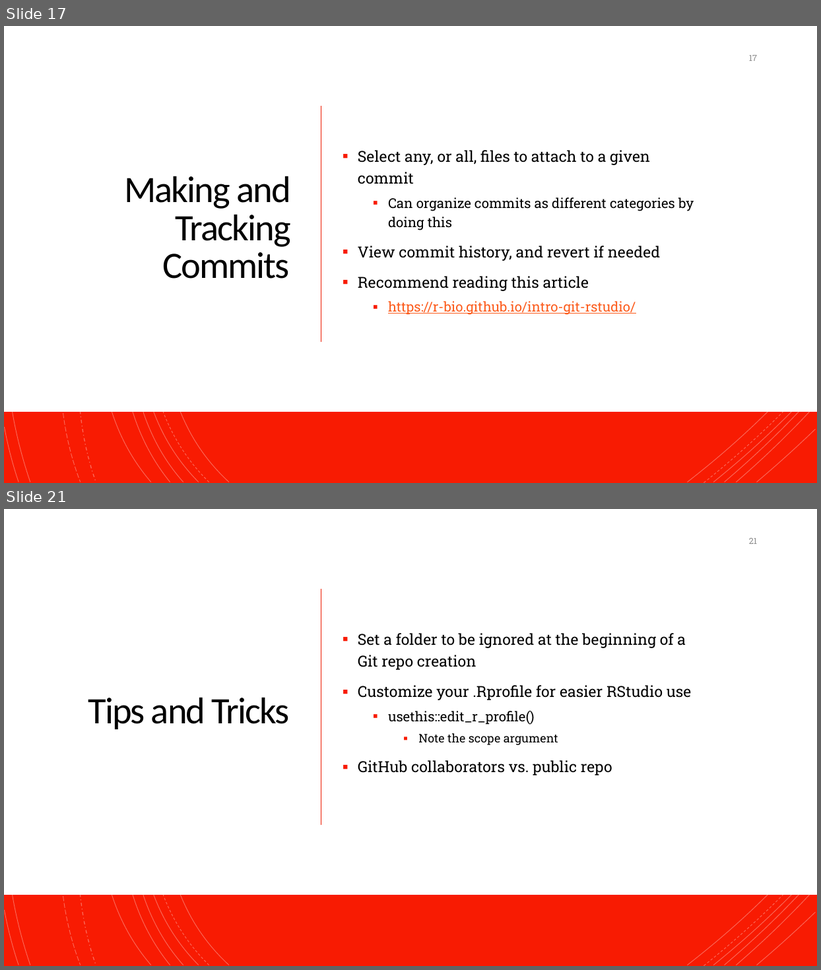
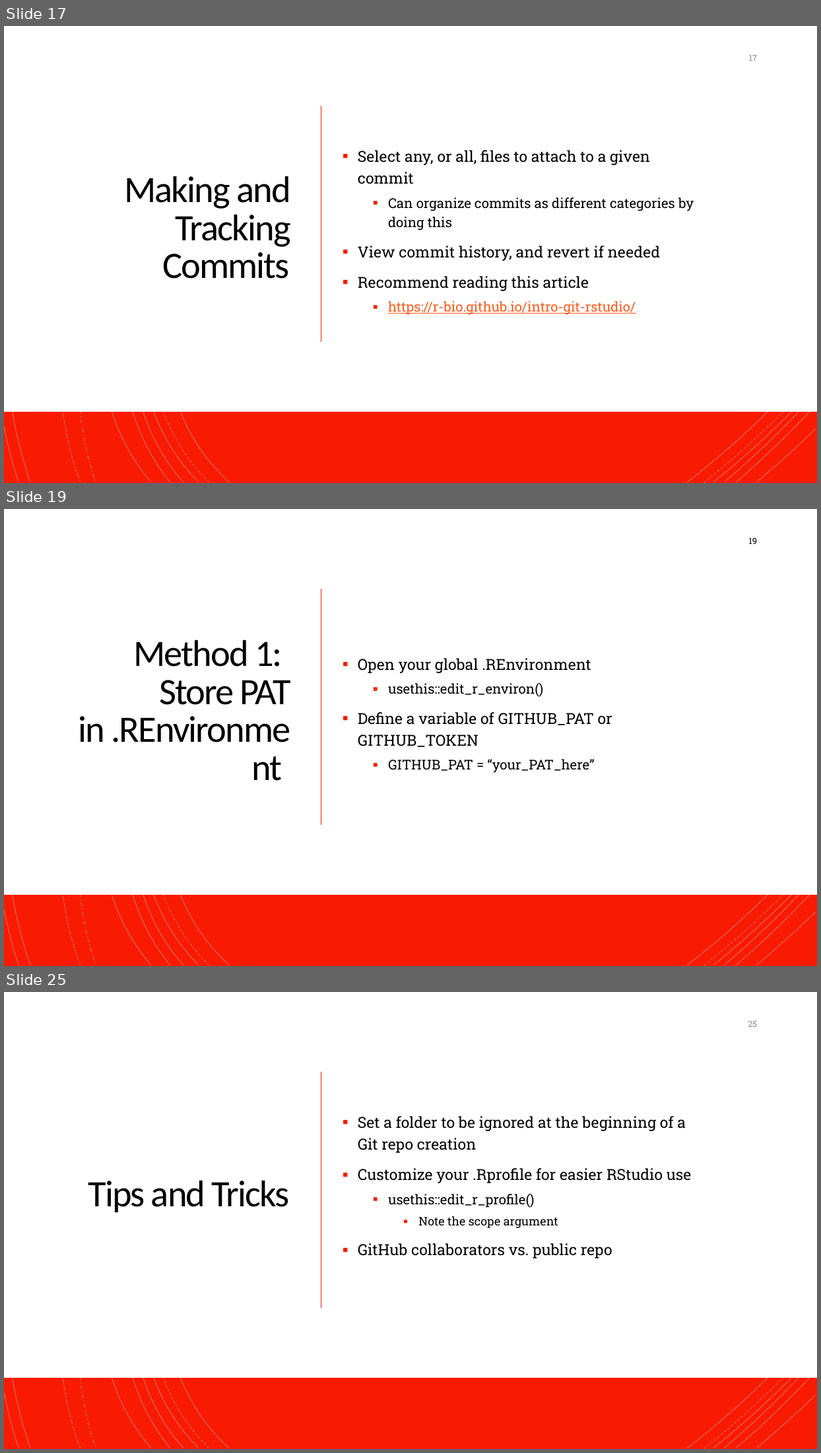
Before and after one commit to NeuroShepherd/R_Coding_Presentations, a slide deck: RStudio, Git, and Github/RStudio_Git_Github.pptx. Shown one above the other, each under a label of ours: slides 17 and 21 before the commit, slides 17, 19 and 25 after it; the slides between them are not shown. The pictures are 821x970 and 821x1453 pixels, drawn with LibreOffice and Linux fonts; fonts in the diff are those of the drawing. Boxes give left, top, right and bottom in pixels: in the first picture for what was removed or moved away, otherwise in the second. Text is boxed around its words. In the diff, an @@ line names an element or a change of style, - is before the commit and + after.

```diff
--- a/RStudio, Git, and Github/RStudio_Git_Github.pptx
+++ b/RStudio, Git, and Github/RStudio_Git_Github.pptx
@@ slide 19 added at [4,509,817,966], background #FFFFFF; not listed: 18 template elements that a slide beside it also shows @@
@@ rectangle added at [4,509,817,966], fill #F81B02 @@
@@ rectangle added at [4,509,817,895], fill #FFFFFF @@
@@ group added at [4,509,816,966]: 21 freeform shapes @@
@@ page number added at [749,537,757,544], 10 pt, text #000000 @@
+19
@@ line added from (321, 589) to (321, 826), #ED1A02 1 pt @@
@@ title added at [79,640,291,742], 44 pt, text #000000 @@
+Method 1:
+Store PAT in .REnvironment
@@ text added at [358,658,613,773], 18 pt, text #000000 @@
+▪ Open your global .REnvironment
+  ▪ usethis::edit_r_environ()
+▪ Define a variable of GITHUB_PAT or GITHUB_TOKEN
+  ▪ GITHUB_PAT = “your_PAT_here”
@@ what was slide 21 is now slide 25 @@
@@ page number at [748,1021,757,1027]: text changed @@
-21
+25
```
Also in this commit, not shown: 8 slides changed, 3 other slides added, 3 other files.
